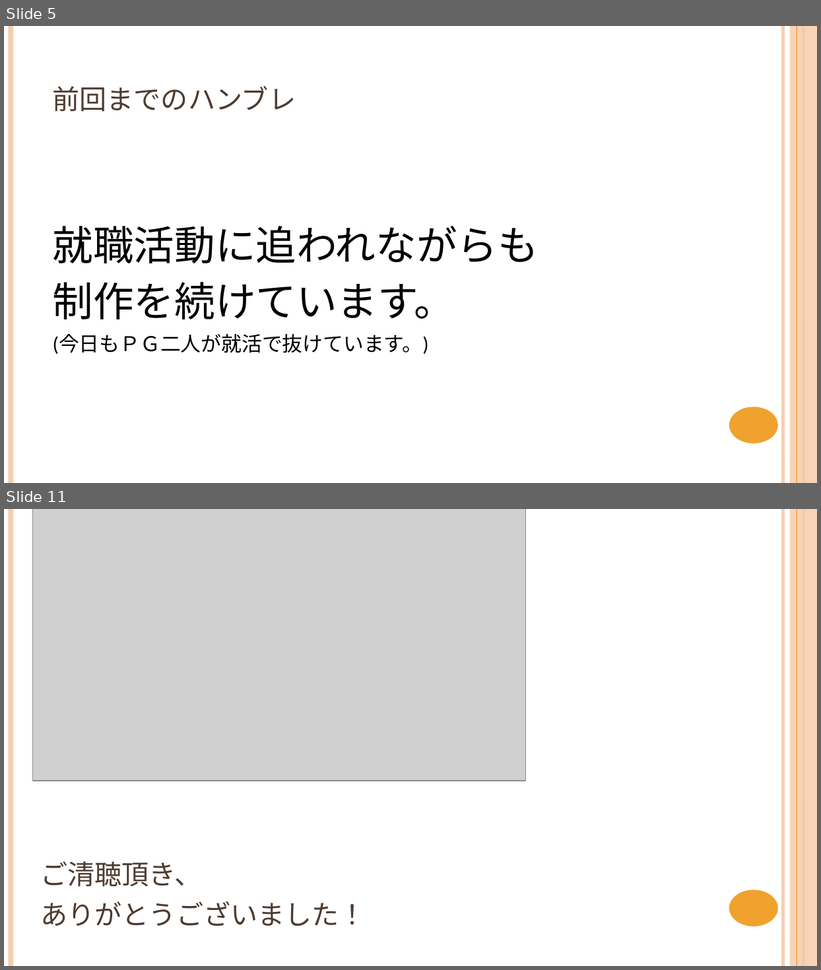
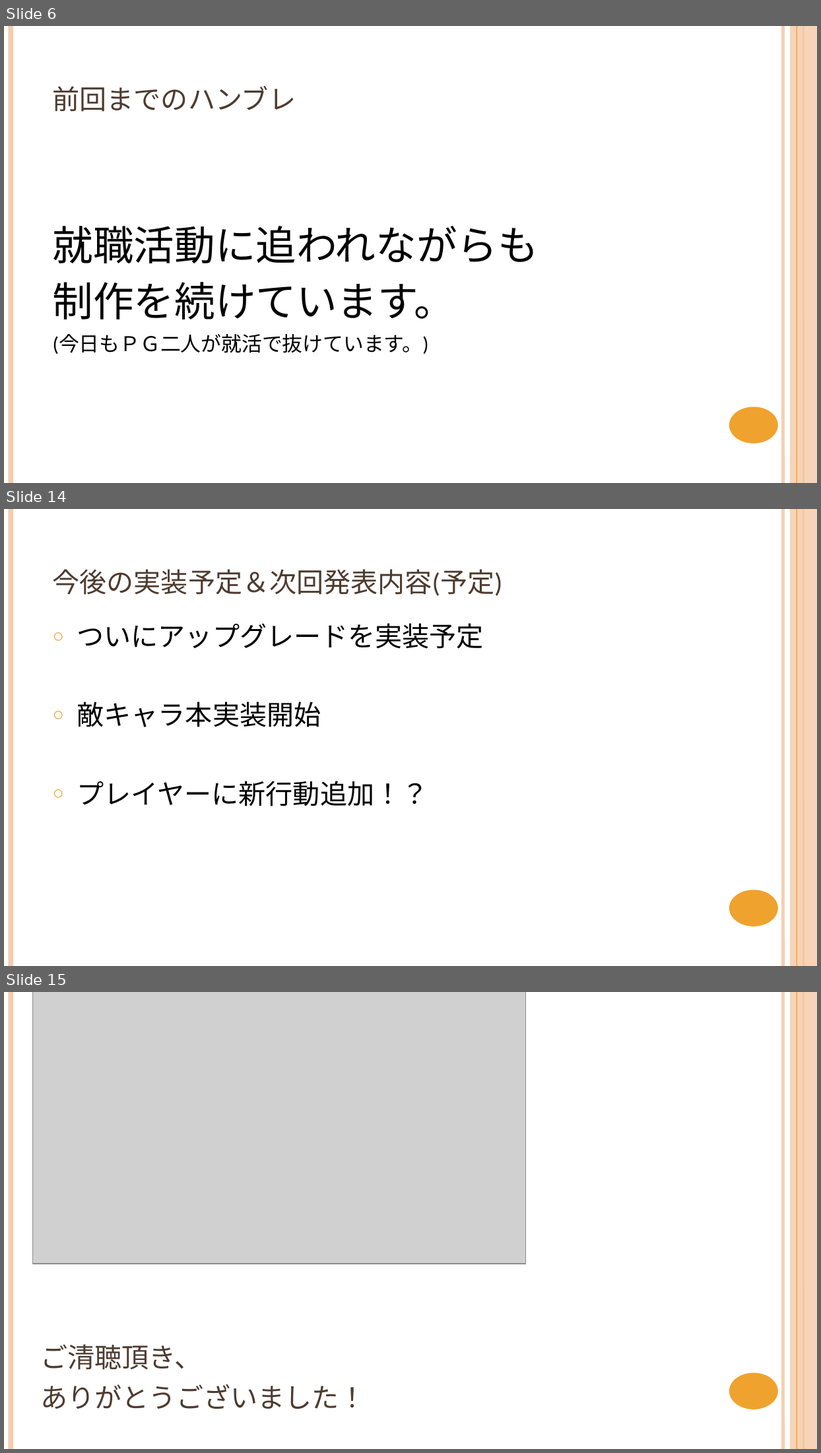
Before and after one commit to NyamLand/VSRPG, a slide deck: 仕様/プレゼンテーション/第二回発表.pptx. Shown one above the other, each under a label of ours: slides 5 and 11 before the commit, slides 6, 14 and 15 after it; the slides between them are not shown. The pictures are 821x970 and 821x1453 pixels, drawn with LibreOffice and Linux fonts; fonts in the diff are those of the drawing; grey boxes stand for pictures. Boxes give left, top, right and bottom in pixels: in the first picture for what was removed or moved away, otherwise in the second. Text is boxed around its words. In the diff, an @@ line names an element or a change of style, - is before the commit and + after.

Commit message:
プレゼン更新＆採れたてのBGMよっ！！

```diff
--- a/仕様/プレゼンテーション/第二回発表.pptx
+++ b/仕様/プレゼンテーション/第二回発表.pptx
@@ slide 14 added at [4, 509, 817, 966], background #FFFFFF; not listed: 6 template elements that a slide beside it also shows @@
@@ title added at [53, 569, 503, 596], 30 pt, text #4E3B30, small capitals @@
+今後の実装予定＆次回発表内容(予定)
@@ text added at [77, 623, 484, 807], 24 pt, text #000000 @@
+○ ついにアップグレードを実装予定
+○ 敵キャラ本実装開始
+○ プレイヤーに新行動追加！？
@@ what was slide 5 is now slide 6 @@
@@ what was slide 11 is now slide 15 @@
```
Also in this commit, not shown: 6 slides changed, 3 other slides added, 3 other files.
